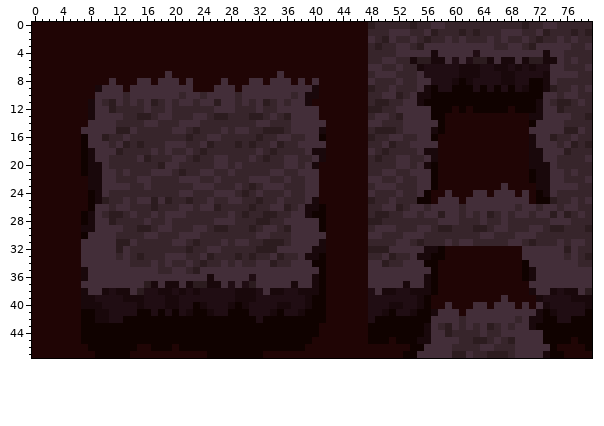
Two states of a sprite sheet, tilesets/wangtileset.png. Above, as it was before the edit.
The file is 80x48 pixels.
Once edited:
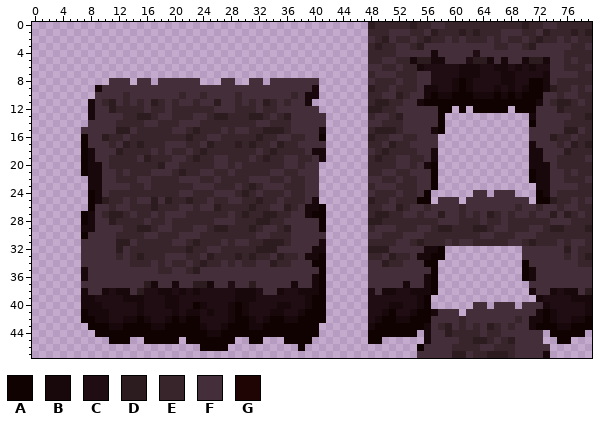
Palette (. is transparent): A #100200  B #19080b  C #200d13  D #2c1c1f  E #37252b  F #432e39  G #200505
Change:
y 0..3: x 0..47 GGGGGGGGGGGGGGGGGGGGGGGGGGGGGGGGGGGGGGGGGGGGGGGG -> ................................................
y 4: x 0..47 GGGGGGGGGGGGGGGGGGGGGGGGGGGGGGGGGGGGGGGGGGGGGGGG -> ................................................; x 73 B -> F
y 5: x 0..47 GGGGGGGGGGGGGGGGGGGGGGGGGGGGGGGGGGGGGGGGGGGGGGGG -> ................................................; x 60 C -> F; x 68 B -> F; x 74 B -> F
y 6: x 0..47 GGGGGGGGGGGGGGGGGGGGGGGGGGGGGGGGGGGGGGGGGGGGGGGG -> ................................................
y 7: x 0..47 GGGGGGGGGGGGGGGGGGGFGGGGGGGGGGGGGGGFGGGGGGGGGGGG -> ................................................; x 56 C -> F
y 8: x 0..10 GGGGGGGGGGG -> ...........; x 12..14 GGG -> FF.; x 17 G -> .; x 21 G -> F; x 23..26 GGGG -> F...; x 28..30 GGG -> F..; x 33 G -> .; x 37 G -> F; x 39 G -> F; x 41..47 GGGGGGG -> .......
y 9: x 0..8 GGGGGGGGG -> .........; x 13 G -> F; x 23..25 GGG -> FFF; x 29 G -> F; x 41..47 GGGGGGG -> .......; x 57 A -> B; x 60 A -> B; x 62 A -> B; x 64 A -> C; x 66 A -> B; x 68 A -> B
y 10: x 0..8 GGGGGGGGG -> .........; x 41..47 GGGGGGG -> .......; x 55 B -> F; x 58..59 AA -> BB; x 63..65 AAA -> BBB; x 67 A -> B; x 69 A -> B
y 11: x 0..7 GGGGGGGG -> ........; x 40..47 GGGGGGGG -> ........
y 12: x 0..7 GGGGGGGG -> ........; x 41..47 GGGGGGG -> .......; x 57 A -> F; x 60 G -> .; x 62 G -> .; x 68 G -> .; x 72 B -> F
y 13: x 0..7 GGGGGGGG -> ........; x 41..47 GGGGGGG -> F......; x 57 A -> F; x 59..70 GGGGGGGGGGGG -> ............; x 72 B -> F
y 14: x 0..7 GGGGGGGG -> ........; x 42..47 GGGGGG -> ......; x 59..70 GGGGGGGGGGGG -> ............
y 15: x 0..6 GGGGGGG -> .......; x 42..47 GGGGGG -> ......; x 59..70 GGGGGGGGGGGG -> ............
y 16: x 0..6 GGGGGGG -> .......; x 42..47 GGGGGG -> ......; x 57..71 AGGGGGGGGGGGGGB -> F.............F
y 17: x 0..6 GGGGGGG -> .......; x 42..47 GGGGGG -> ......; x 58..70 GGGGGGGGGGGGG -> .............
y 18: x 0..6 GGGGGGG -> .......; x 42..47 GGGGGG -> ......; x 56 B -> F; x 58..70 GGGGGGGGGGGGG -> .............
y 19: x 0..6 GGGGGGG -> .......; x 42..47 GGGGGG -> ......; x 58..70 GGGGGGGGGGGGG -> .............
y 20: x 0..6 GGGGGGG -> .......; x 40..47 BGGGGGGG -> F.......; x 58..70 GGGGGGGGGGGGG -> .............
y 21: x 0..6 GGGGGGG -> .......; x 41..47 GGGGGGG -> .......; x 58..70 GGGGGGGGGGGGG -> .............
y 22: x 0..7 GGGGGGGG -> ........; x 41..47 GGGGGGG -> .......; x 58..70 GGGGGGGGGGGGG -> .............
y 23: x 0..7 GGGGGGGG -> ........; x 41..47 GGGGGGG -> .......; x 58..71 GGGGGGGGGFGGGG -> ..............
y 24: x 0..7 GGGGGGGG -> ........; x 41..47 GGGGGGG -> .......; x 57..62 GGFGGG -> ......; x 65 G -> .; x 69..71 GFG -> ...
y 25: x 0..7 GGGGGGGG -> ........; x 41..47 GGGGGGG -> .......; x 57 G -> .; x 61 G -> .; x 71 G -> .
y 26: x 0..7 GGGGGGGG -> ........; x 42..47 GGGGGG -> ......
y 27..31: x 0..6 GGGGGGG -> .......; x 42..47 GGGGGG -> ......
y 32..33: x 0..6 GGGGGGG -> .......; x 42..47 GGGGGG -> ......; x 59..69 GGGGGGGGGGG -> ...........
y 34..35: x 0..6 GGGGGGG -> .......; x 42..47 GGGGGG -> ......; x 58..69 GGGGGGGGGGGG -> ............
y 36: x 0..6 GGGGGGG -> .......; x 25 B -> F; x 31 C -> F; x 42..47 GGGGGG -> ......; x 58..69 GGGGGGGGGGGG -> ............
y 37: x 0..6 GGGGGGG -> .......; x 19 B -> F; x 22 B -> F; x 26 B -> F; x 30 C -> F; x 42..47 GGGGGG -> ......; x 58..70 GGGGGGGGGGGGG -> .............
y 38: x 0..6 GGGGGGG -> .......; x 34 B -> F; x 42..47 GGGGGG -> ......; x 58..70 GGGGGGGGGGGGG -> .............
y 39: x 0..6 GGGGGGG -> .......; x 42..47 GGGGGG -> ......; x 57..71 GGGGGGGGGGFGGGG -> ...............
y 40: x 0..6 GGGGGGG -> .......; x 42..47 GGGGGG -> ......; x 57..62 GGFGGG -> ......; x 65 G -> .; x 69 G -> .; x 71 G -> F
y 41: x 0..6 GGGGGGG -> .......; x 8 A -> B; x 15..16 AA -> BC; x 18 A -> C; x 20 A -> B; x 23..24 AA -> BC; x 28 A -> B; x 30 A -> B; x 35 A -> B; x 42..47 GGGGGG -> ......; x 61 G -> .; x 79 A -> B
y 42: x 0..6 GGGGGGG -> .......; x 13..14 AA -> BB; x 16..19 AAAA -> BCCB; x 21 A -> B; x 24..28 AAAAA -> CCCCB; x 31 A -> B; x 33 A -> B; x 36..37 AA -> BB; x 42..47 GGGGGG -> ......; x 49 A -> B; x 52..53 AA -> BB; x 74 A -> B; x 77..78 AA -> BB
y 43: x 0..7 GGGGGGGA -> ........; x 11..12 AA -> BB; x 17..18 AA -> BB; x 24..27 AAAA -> BCCB; x 31..32 AA -> BB; x 41..48 GGGGGGGA -> .......B; x 75..76 AA -> BB
y 44: x 0..8 GGGGGGGAA -> .........; x 25..26 AA -> BB; x 41..47 GGGGGGG -> .......; x 55 A -> .; x 73 A -> .; x 79 A -> .
y 45: x 0..10 GGGGGGGAAAA -> ...........; x 14..15 AA -> ..; x 21 A -> .; x 29..30 AA -> ..; x 33..35 AAA -> ...; x 40..47 GGGGGGGG -> ........; x 50..55 AGAAAB -> ......; x 73..74 AA -> ..; x 77..79 GAA -> ...
y 46: x 0..23 GGGGGGGGAAAAAAAGGAAAGAAA -> ........................; x 28..37 AAAAAAAAAA -> ..........; x 39..54 GGGGGGGGGGGGGGGA -> ................; x 74..79 AGGGGA -> ......
y 47: x 0..54 GGGGGGGGGAAAAAGGGGGGGGGGGAAAAAAAAGGGGGGGGGGGGGGGGGGGGAA -> .......................................................; x 74..79 AAGGGG -> ......
Changed places in both pictures, as pixel boxes (x1, y1, x2, y2):
changed: (32, 22, 592, 358)
